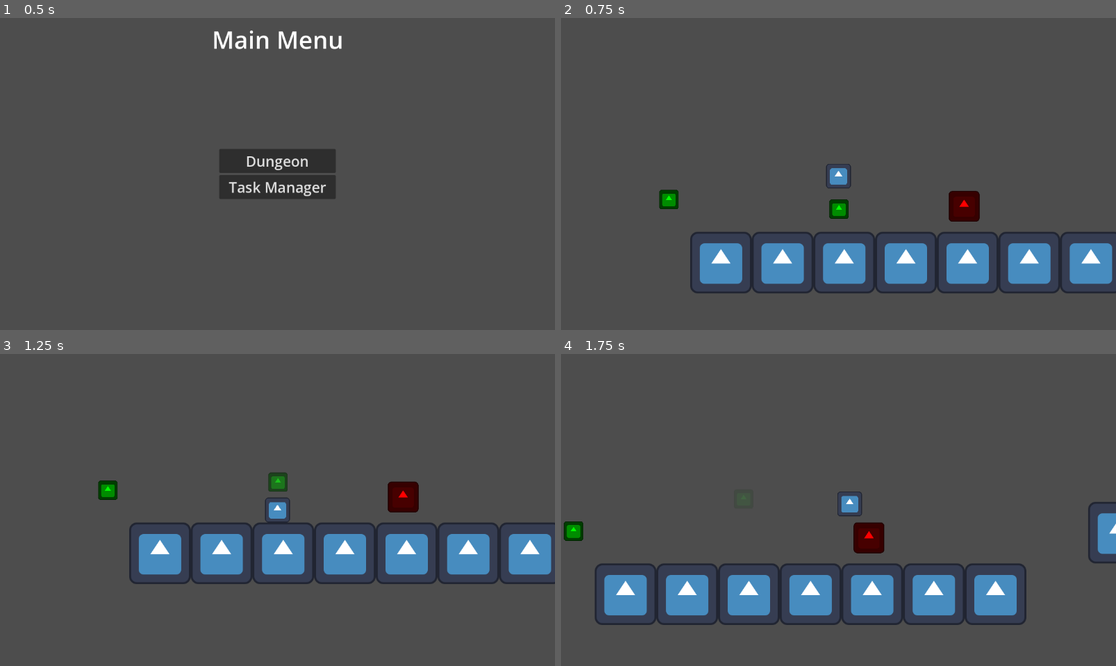
Above: before the commit, frames 1-4 (two rows, left to right).
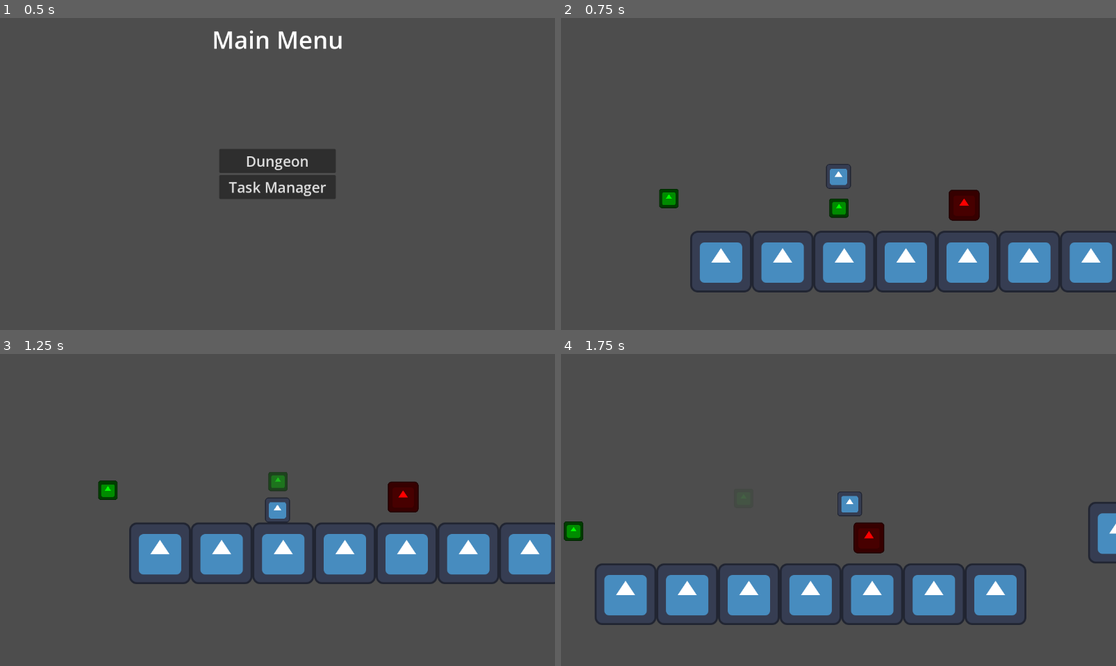
Above: after the commit, the same moments.

Repository: TheHumanMRP/RPG-Life-Tracker
Game: Godot game, scene res://Folders/Systems/Main/Scenes/main_scene.tscn
The game is run twice, just before and just after one commit, with the same random seed, the same clock (stepped at 60 frames per second) and the same inputs. The engine's default icon, where the game draws it, is replaced by a stand-in: a white triangle on a blue panel in a dark square.
Inputs (mouse positions are in pixels of both pictures, inside the frame that each line leads up to):
- Up to frame 1 (0.5 s): no input
- Up to frame 2 (0.75 s): click "Dungeon" at 0.5 s
- Up to frame 3 (1.25 s): no input
- Up to frame 4 (1.75 s): move the mouse to (960, 494) at 1.27 s; hold D (move_right) from 1.28 s (still down); tap T (add_test_sword) at 1.35 s; click (960, 494) at 1.42 s; tap Space (jump) at 1.52 s

Frame 1 is identical in both runs. In frame 2, 1.6% of the frame differs, in the area x 17-100%, y 46-89%; in frame 3, less than 0.1%; in frame 4, less than 0.1%.
Error in both runs: Invalid access to property or key 'inventory_component' on a base object of type 'Resource (SaveData)'. (res://Folders/Systems/Globals/global.gd:46)

Commit message:
Auto commit at 2026-08-18 21:21:11

Diff:
--- a/Folders/Systems/Main/Scripts/main_menu.gd
+++ b/Folders/Systems/Main/Scripts/main_menu.gd
@@ -29,11 +29,8 @@
     print("\nMain Menu: Setup signals func ran")
 
 func _on_dungeon_button_pressed() -> void:
-    # var packed_dungeon_selection_menu: PackedScene = load(Constants.PATH_TO_DUNGEON_SELECTION_MENU)
-    # var dungeon_selection_menu: Node = packed_dungeon_selection_menu.instantiate()
-    # var main_node: MainNode = get_tree().get_first_node_in_group("main") as MainNode
-    # main_node.switch_to_scene(self, dungeon_selection_menu)
-    get_tree().change_scene_to_file(Constants.PATH_TO_DUNGEON_SELECTION_MENU)
+    var main_node: MainNode = get_tree().get_first_node_in_group("main_node") as MainNode
+    main_node.switch_to_scene(self, Constants.PATH_TO_DUNGEON_SELECTION_MENU)
 
 func _on_task_manager_button_pressed() -> void:
     print("\nMain Menu: Task manager button pressed")
--- a/project.godot
+++ b/project.godot
@@ -23,7 +23,6 @@
 AllGlobalItemsManager="*uid://ge8m2q1sbkg4"
 SaveCycleManager="*uid://h2j1arx22jnu"
 Constants="*uid://ctro1gx3ndbul"
-MainSceneManager="*uid://b67s8swm5vauk"
 
 [debug]
 
